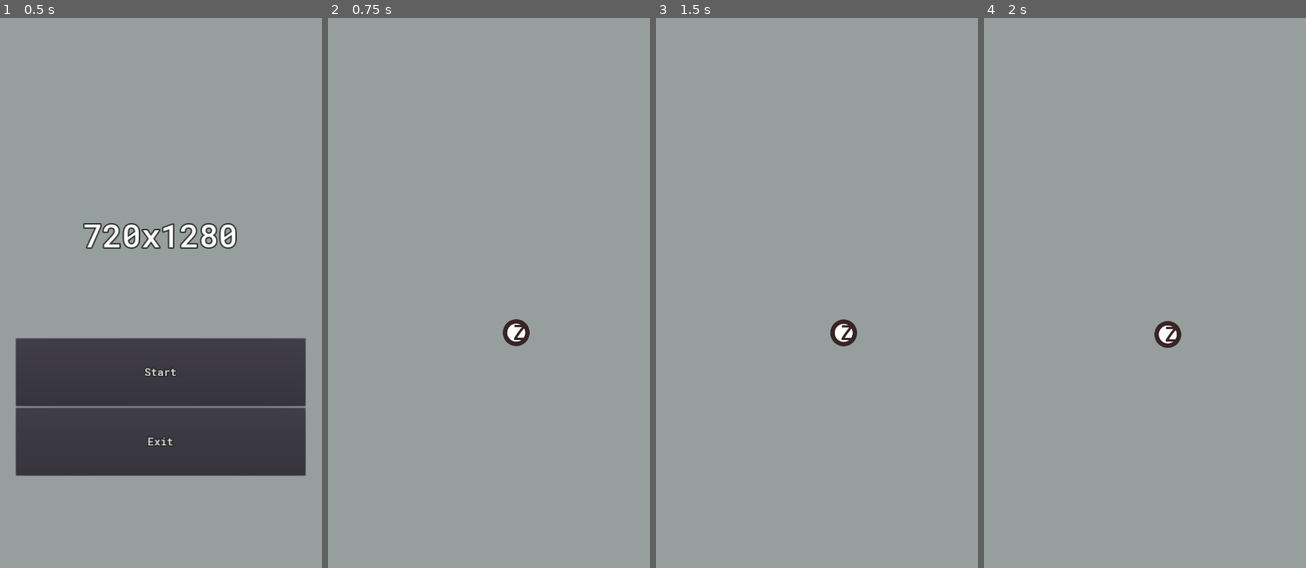
Above: before the commit, frames 1-4 (left to right).
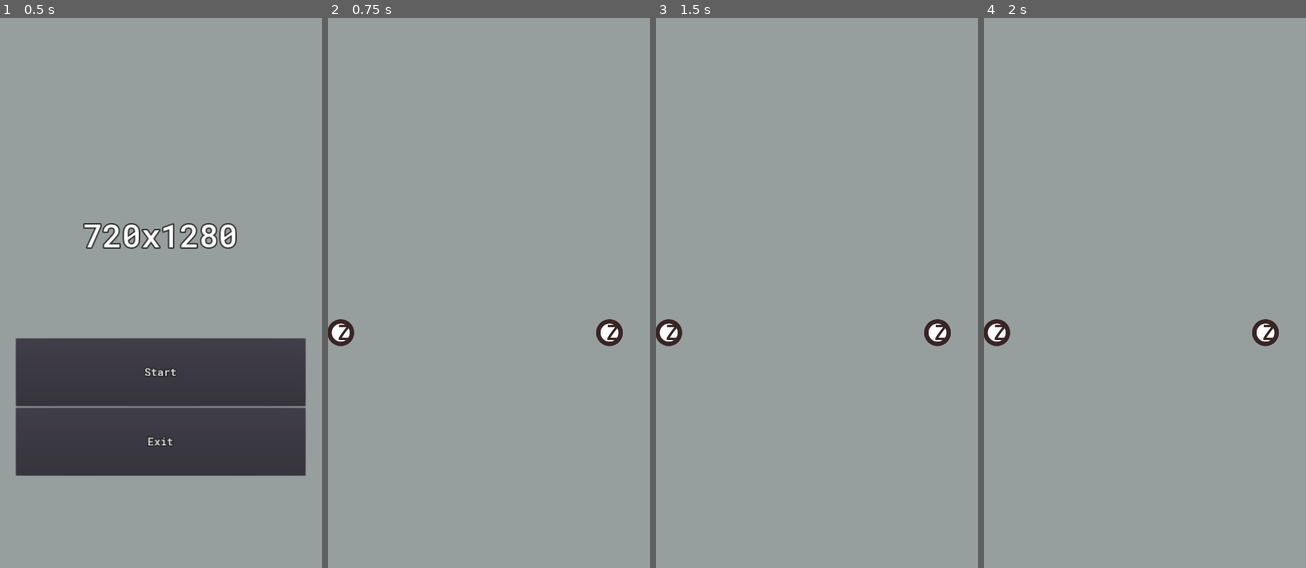
Above: after the commit, the same moments.

Repository: ikhtopod/dotzone-prototype
Game: Godot game, scene res://Maps/MainMenu.tscn
Same seed, same stepped clock (60 frames per second), same inputs: the game is played once before the commit and once after it.
Inputs (mouse positions are in pixels of both pictures, inside the frame that each line leads up to):
- Up to frame 1 (0.5 s): no input
- Up to frame 2 (0.75 s): click "Start" at 0.5 s
- Up to frame 3 (1.5 s): tap Enter at 1.25 s; move the mouse to (887, 276) at 1.27 s; click (887, 276) at 1.42 s
- Up to frame 4 (2 s): no input

Frame 1 is identical in both runs. In frame 2, 1.0% of the frame differs, in the area x 0-92%, y 54-60%; in frame 3, 1.0%; in frame 4, 1.0%.

Commit message:
upgraded TouchManager

Diff:
--- a/Gameplay/Camera/MainCameraTarget.gd
+++ b/Gameplay/Camera/MainCameraTarget.gd
@@ -5,7 +5,7 @@
 
 
 func _process(delta):
-	for touch in TouchManager.current_touch.GetOnlyPressed():
-		position += (touch.Position().Get() - (get_viewport_rect().size / 2.0)) * delta
-		print(touch.CurrentType().Get())
+	for touch in TouchManager.current_touch.GetOnlyDRAG():
+		position += touch.Relative().Get() * touch.Speed().Get().abs() * pow(delta, 1.8)
+		#touch.ResetParameters()
 		emit_signal("moved")
--- a/Library/Singleton/TouchManager.gd
+++ b/Library/Singleton/TouchManager.gd
@@ -5,7 +5,9 @@
 enum EInputEventScreenType { NONE = 0, TOUCH, DRAG }
 
 
-# Список классов-значений для класса-параметра TouchEventStatParameters
+### Список классов-значений для класса-параметра TouchEventStatParameters ###
+
+# Текущий тип прикосновения к экрану
 class CurrentTypeValue:
 	var m_value = EInputEventScreenType.NONE setget Set, Get
 
@@ -16,6 +18,7 @@
 		m_value = value
 
 
+# The drag/touch index in the case of a multi-touch event. One index = one finger.
 class IndexValue:
 	var m_value: int = 0 setget Set, Get
 
@@ -26,6 +29,8 @@
 		m_value = value
 
 
+# If true, the touch's state is pressed.
+# If false, the touch's state is released.
 class PressedValue:
 	var m_value: bool = 0 setget Set, Get
 
@@ -36,7 +41,30 @@
 		m_value = value
 
 
+# The drag/touch position.
 class PositionValue:
+	var m_value: Vector2 = Vector2() setget Set, Get
+
+	func Get() -> Vector2:
+		return m_value
+
+	func Set(value: Vector2) -> void:
+		m_value = value
+
+
+# The drag position relative to its start position.
+class RelativeValue:
+	var m_value: Vector2 = Vector2() setget Set, Get
+
+	func Get() -> Vector2:
+		return m_value
+
+	func Set(value: Vector2) -> void:
+		m_value = value
+
+
+# The drag speed.
+class SpeedValue:
 	var m_value: Vector2 = Vector2() setget Set, Get
 
 	func Get() -> Vector2:
@@ -56,6 +84,9 @@
 	var m_pressed: PressedValue = PressedValue.new()
 	var m_position: PositionValue = PositionValue.new()
 
+	var m_relative: RelativeValue = RelativeValue.new()
+	var m_speed: SpeedValue = SpeedValue.new()
+
 	func SetCurrentType(currentType) -> TouchEventStatParameters:
 		m_currentType.Set(currentType)
 		return self
@@ -70,6 +101,14 @@
 
 	func SetPosition(pos: Vector2) -> TouchEventStatParameters:
 		m_position.Set(pos)
+		return self
+
+	func SetRelative(revative: Vector2) -> TouchEventStatParameters:
+		m_relative.Set(revative)
+		return self
+
+	func SetSpeed(speed: Vector2) -> TouchEventStatParameters:
+		m_speed.Set(speed)
 		return self
 
 
@@ -81,8 +120,8 @@
 						   TouchEventStatParameters.new()) -> void:
 		m_parameters = parameters
 
-	func ResetCurrentType() -> void:
-		m_parameters.CurrentType().Set(EInputEventScreenType.NONE)
+	func ResetParameters() -> void:
+		m_parameters = TouchEventStatParameters.new()
 
 	func CurrentType() -> CurrentTypeValue:
 		return m_parameters.m_currentType
@@ -95,6 +134,12 @@
 
 	func Position() -> PositionValue:
 		return m_parameters.m_position
+
+	func Relative() -> RelativeValue:
+		return m_parameters.m_relative
+
+	func Speed() -> SpeedValue:
+		return m_parameters.m_speed
 
 
 # Класс, который хранит прикосновения к экрану,
@@ -102,7 +147,7 @@
 class MultiTouch:
 	const MAX_TOUCH: int = 1
 
-	var m_touch: Array
+	var m_touch: Array = []
 
 	func _init() -> void:
 		for index in range(MAX_TOUCH):
@@ -121,6 +166,10 @@
 
 		return m_touch[index]
 
+	# Можно ли обработать прикосновение по переданному индексу
+	func CanHandleTouch(index: int) -> bool:
+		return index < Size()
+
 	# Получить массив из данных типа TouchEventStat,
 	# значение pressed которых равно true
 	func GetOnlyPressed() -> Array:
@@ -132,6 +181,30 @@
 
 		return result
 
+	func __GetSome_EInputEventScreenType(type) -> Array:
+		var result: Array = []
+
+		for touch in m_touch:
+			if touch.CurrentType().Get() == type:
+				result.push_back(touch)
+
+		return result
+
+	# Получить массив из данных типа TouchEventStat,
+	# значение CurrentType которых не равно EInputEventScreenType.NONE
+	func GetOnlyNONE() -> Array:
+		return __GetSome_EInputEventScreenType(EInputEventScreenType.NONE)
+
+	# Получить массив из данных типа TouchEventStat,
+	# значение CurrentType которых не равно EInputEventScreenType.TOUCH
+	func GetOnlyTOUCH() -> Array:
+		return __GetSome_EInputEventScreenType(EInputEventScreenType.TOUCH)
+
+	# Получить массив из данных типа TouchEventStat,
+	# значение CurrentType которых не равно EInputEventScreenType.DRAG
+	func GetOnlyDRAG() -> Array:
+		return __GetSome_EInputEventScreenType(EInputEventScreenType.DRAG)
+
 
 """ ### Global variables ### """
 
@@ -142,16 +215,21 @@
 
 func _input(event):
 	if event is InputEventScreenTouch:
-		if (event.index < current_touch.Size()):
-			current_touch.At(event.index).CurrentType().Set(EInputEventScreenType.TOUCH)
-
-			if (event.is_pressed()):
-				current_touch.At(event.index).Pressed().Set(true)
-				current_touch.At(event.index).Position().Set(event.position)
-			else:
-				current_touch.At(event.index).Pressed().Set(false)
-				current_touch.At(event.index).Position().Set(event.position)
+		if (current_touch.CanHandleTouch(event.index)):
+			match current_touch.At(event.index).CurrentType().Get():
+				EInputEventScreenType.DRAG:
+					#current_touch.At(event.index).CurrentType().Set(EInputEventScreenType.NONE)
+					current_touch.At(event.index).ResetParameters()
+				_:
+					current_touch.At(event.index).CurrentType().Set(EInputEventScreenType.TOUCH)
+					current_touch.At(event.index).Position().Set(event.position)
+					current_touch.At(event.index).Pressed().Set(event.is_pressed())
+					current_touch.At(event.index).Relative().Set(Vector2())
+					current_touch.At(event.index).Speed().Set(Vector2())
 	elif event is InputEventScreenDrag:
-		if (event.index < current_touch.Size()):
+		if (current_touch.CanHandleTouch(event.index)):
 			current_touch.At(event.index).CurrentType().Set(EInputEventScreenType.DRAG)
 			current_touch.At(event.index).Position().Set(event.position)
+			current_touch.At(event.index).Pressed().Set(true)
+			current_touch.At(event.index).Relative().Set(event.relative)
+			current_touch.At(event.index).Speed().Set(event.speed)
--- a/Maps/Game.tscn
+++ b/Maps/Game.tscn
@@ -19,18 +19,50 @@
 [node name="Node2DTest" type="Node2D" parent="."]
 
 [node name="icon" type="Sprite" parent="Node2DTest"]
-position = Vector2( 60.9048, 62.1119 )
+position = Vector2( -924.626, 62.1119 )
 texture = ExtResource( 2 )
 
 [node name="icon2" type="Sprite" parent="Node2DTest"]
-position = Vector2( 654.099, 62.1119 )
+position = Vector2( -331.432, 62.1119 )
 texture = ExtResource( 2 )
 
 [node name="icon3" type="Sprite" parent="Node2DTest"]
-position = Vector2( 60.9048, 1218.02 )
+position = Vector2( -924.626, 1218.02 )
 texture = ExtResource( 2 )
 
 [node name="icon4" type="Sprite" parent="Node2DTest"]
-position = Vector2( 654.099, 1218.02 )
+position = Vector2( -331.432, 1218.02 )
+texture = ExtResource( 2 )
+
+[node name="icon5" type="Sprite" parent="Node2DTest"]
+position = Vector2( 269.447, 62.1119 )
+texture = ExtResource( 2 )
+
+[node name="icon6" type="Sprite" parent="Node2DTest"]
+position = Vector2( 862.641, 62.1119 )
+texture = ExtResource( 2 )
+
+[node name="icon7" type="Sprite" parent="Node2DTest"]
+position = Vector2( 269.447, 1218.02 )
+texture = ExtResource( 2 )
+
+[node name="icon8" type="Sprite" parent="Node2DTest"]
+position = Vector2( 862.641, 1218.02 )
+texture = ExtResource( 2 )
+
+[node name="icon9" type="Sprite" parent="Node2DTest"]
+position = Vector2( -924.626, -1107.72 )
+texture = ExtResource( 2 )
+
+[node name="icon10" type="Sprite" parent="Node2DTest"]
+position = Vector2( -331.432, -1107.72 )
+texture = ExtResource( 2 )
+
+[node name="icon11" type="Sprite" parent="Node2DTest"]
+position = Vector2( 269.447, -1107.72 )
+texture = ExtResource( 2 )
+
+[node name="icon12" type="Sprite" parent="Node2DTest"]
+position = Vector2( 862.641, -1107.72 )
 texture = ExtResource( 2 )
 [connection signal="moved" from="MainCameraTarget" to="MainCamera" method="_on_MainCameraTarget_moved"]
